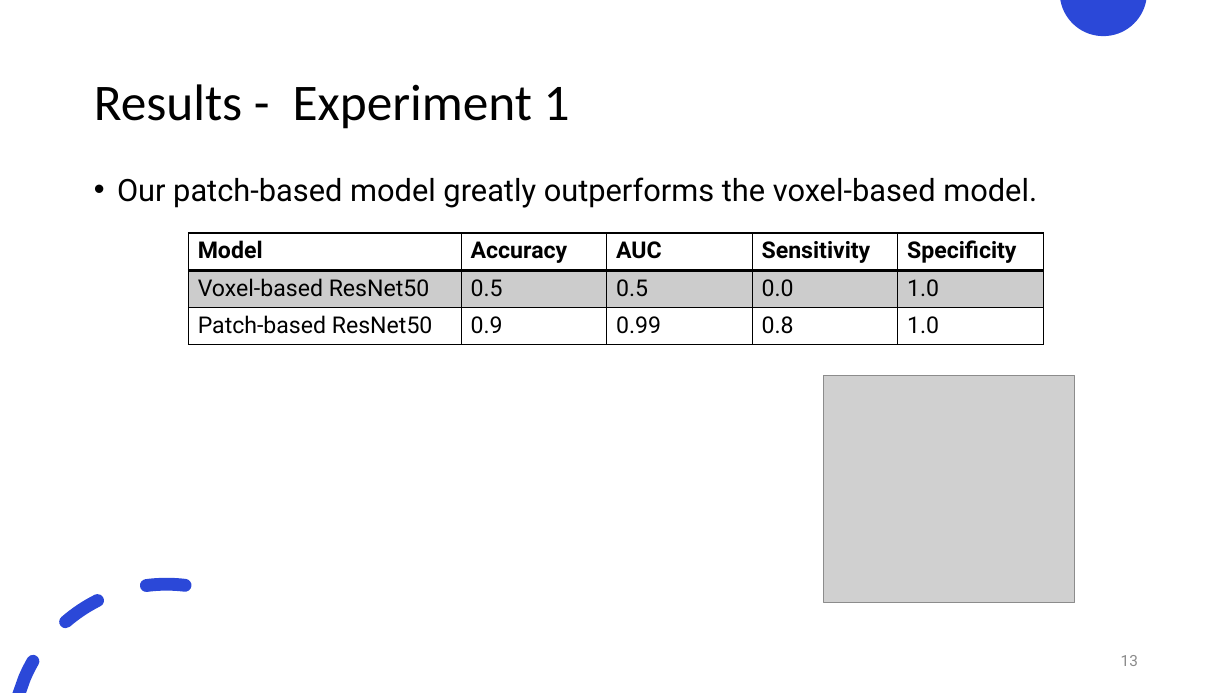
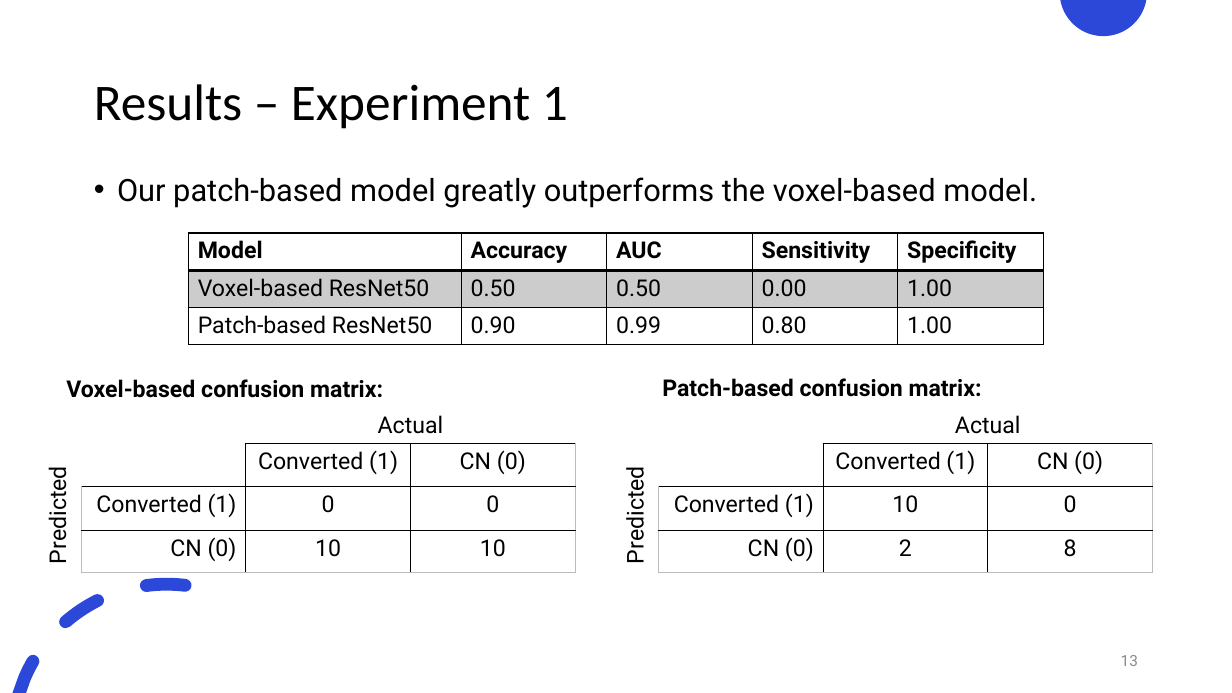
Before and after one commit to justin-bardwell/JB_AD, a slide deck: slide 13 of 21961992_Seminar.pptx. Drawn at 1232x693 pixels with LibreOffice and Linux fonts; fonts in the diff are those of the drawing; grey boxes stand for pictures. Boxes give left, top, right and bottom in pixels: in the first picture for what was removed or moved away, otherwise in the second. Text is boxed around its words. In the diff, an @@ line names an element or a change of style, - is before the commit and + after.

```diff
--- a/21961992_Seminar.pptx
+++ b/21961992_Seminar.pptx
@@ title at bbox=[94, 84, 568, 129]: text changed @@
-Results - Experiment 1
+Results – Experiment 1
@@ table at bbox=[189, 233, 1042, 345] @@
-row 2: Voxel-based ResNet50 | 0.5 | 0.5 | 0.0 | 1.0
+row 2: Voxel-based ResNet50 | 0.50 | 0.50 | 0.00 | 1.00
-row 3: Patch-based ResNet50 | 0.9 | 0.99 | 0.8 | 1.0
+row 3: Patch-based ResNet50 | 0.90 | 0.99 | 0.80 | 1.00
@@ text added at bbox=[66, 379, 383, 398], 18 pt, text #000000, bold @@
+Voxel-based confusion matrix:
@@ text added at bbox=[662, 378, 982, 397], 18 pt, text #000000, bold @@
+Patch-based confusion matrix:
@@ picture removed at bbox=[824, 375, 1075, 603] @@
@@ table added at bbox=[81, 400, 575, 573], 4 rows, 3 columns @@
+ | Actual | 
+ | Converted (1) | CN (0)
+Converted (1) | 0 | 0
+CN (0) | 10 | 10
@@ table added at bbox=[659, 400, 1153, 573], 4 rows, 3 columns @@
+ | Actual | 
+ | Converted (1) | CN (0)
+Converted (1) | 10 | 0
+CN (0) | 2 | 8
@@ text added at bbox=[42, 475, 72, 561], 18 pt, text #000000 @@
+Predicted
@@ text added at bbox=[619, 475, 649, 561], 18 pt, text #000000 @@
+Predicted
```
Also in this commit, not shown: 13 other slides changed, 3 slides added, 3 slides removed.
